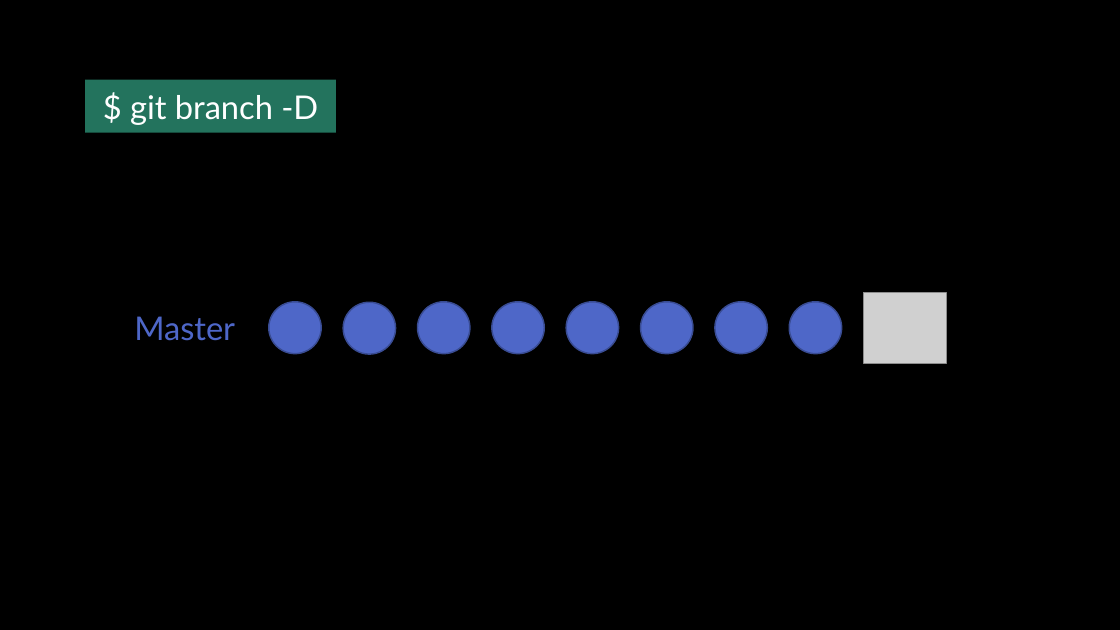
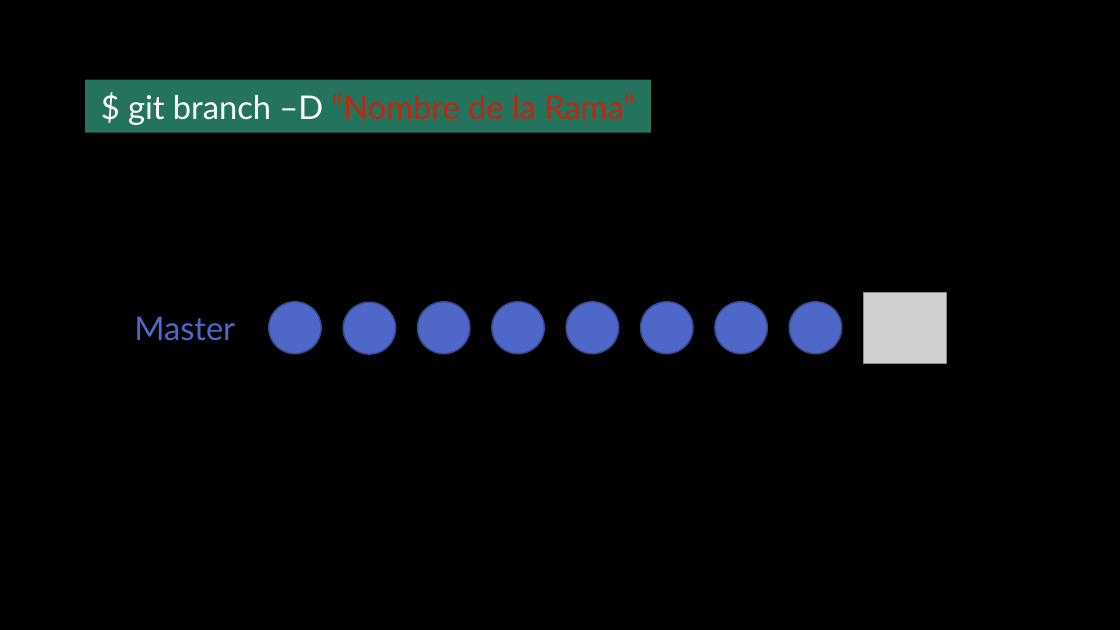
Before and after one commit to Informatica-UNASUR/LaboratorioGit, a slide deck: slide 39 of Git_Laboratorio.pptx (slide 37 before the commit). Drawn at 1120x630 pixels with LibreOffice and Linux fonts; fonts in the diff are those of the drawing; grey boxes stand for pictures; background and template pictures are left out. Boxes give left, top, right and bottom in pixels: in the first picture for what was removed or moved away, otherwise in the second. Text is boxed around its words. In the diff, an @@ line names an element or a change of style, - is before the commit and + after.

```diff
--- a/Git_Laboratorio.pptx
+++ b/Git_Laboratorio.pptx
@@ rectangle "$ git branch –D “Nombre ..." resized from (x1=85, y1=80, x2=336, y2=133) to (x1=85, y1=80, x2=651, y2=133) @@
@@ text in rectangle at (x1=128, y1=94, x2=635, y2=125): text changed; text colour #FFFFFF to #C3260C @@
-$ git branch -D
+$ git branch –D “Nombre de la Rama”
```
Also in this commit, not shown: 9 other slides changed, 2 slides added, 1 other file.
